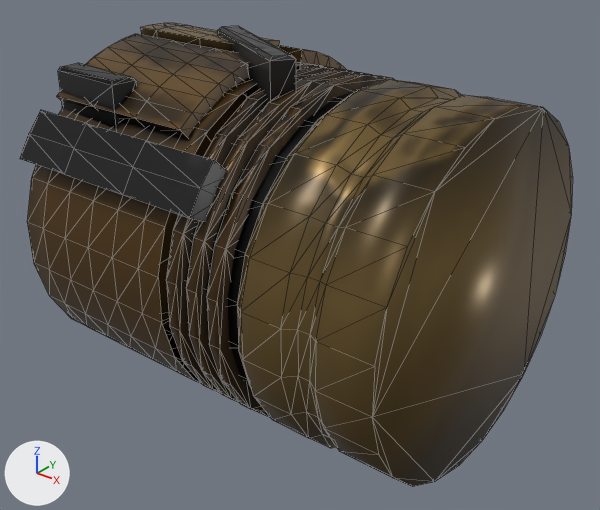
Two versions of the glTF model public/models/enemies/newsh4-273.glb, one commit apart.
Rendered twice from a camera (50 mm lens) standing at (2.31, -2.71, 1.71) and looking at (0.01, 0.17, -0.07). Lighting does not change. The marker at lower left points along +X, +Y and +Z. The older version comes first. Mesh edges are drawn as thin lines. Vertices at exactly the same position are counted once.

Objects in the first picture: 'newsh4-273'.
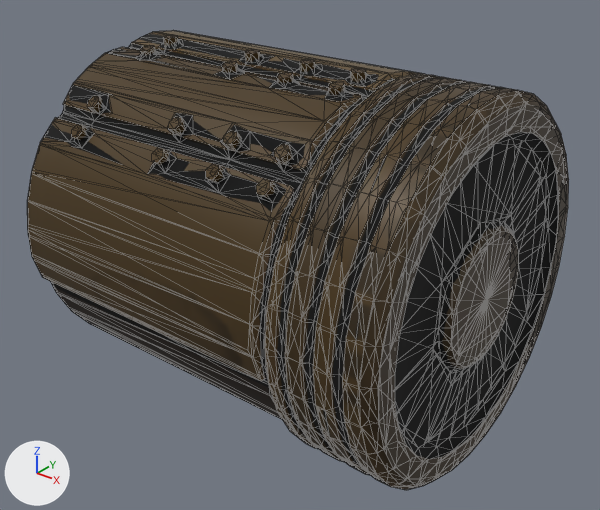
Boxes (x1, y1, x2, y2) around the edits, measured in the pictures (600 x 510 px; the box of a moved part takes in the faces that stretch with it):
'newsh4-273', reshaped
    before: (20, 23, 573, 487)
    after: (27, 31, 569, 490)
'newsh4-273_outline', added (black)
    after: (44, 34, 564, 474)
part 1 of me_newsh4_273, rebuilt (53% wider)
    before: (237, 79, 573, 487)
    after: (54, 73, 569, 490)
part 2 of me_newsh4_273, rebuilt
    before: (279, 45, 346, 70)
    after: (131, 31, 420, 91)
part 3 of me_newsh4_273, rebuilt (55% wider, 19% taller)
    before: (56, 34, 249, 138)
    after: (63, 47, 362, 171)
part 4 of me_newsh4_273, moved or reshaped
    before: (20, 23, 394, 417)
    after: (27, 34, 367, 381)
part 5 of me_newsh4_273, added
    after: (442, 226, 519, 369)

Patch to the scene script:
```diff
--- a/public/models/enemies/newsh4-273.glb.py
+++ b/public/models/enemies/newsh4-273.glb.py
@@ mat_pal_18_arm_core_273 @@
+mat_pal_18_arm_core_273 = bpy.data.materials.new('pal_18_arm_core_273')
+# colours: brown #2c1804
+# uses the picture img_talon_colour
+# uses the picture img_talon_rm
@@ mat_pal_21_arm_drum_low_273 @@
+mat_pal_21_arm_drum_low_273 = bpy.data.materials.new('pal_21_arm_drum_low_273')
+# colours: brown #553c18
+# uses the picture img_talon_colour
+# uses the picture img_talon_rm
@@ mat_pal_21_arm_ring_273 @@
+mat_pal_21_arm_ring_273 = bpy.data.materials.new('pal_21_arm_ring_273')
+# colours: brown #553c18
+# uses the picture img_talon_colour
+# uses the picture img_talon_rm
@@ mat_pal_23_arm_drum_plate_273 @@
+mat_pal_23_arm_drum_plate_273 = bpy.data.materials.new('pal_23_arm_drum_plate_273')
+# colours: brown #71552c
+# uses the picture img_talon_colour
+# uses the picture img_talon_rm
@@ me_newsh4_273 @@
-me_newsh4_273.from_pydata(...)  # 756 vertices, 1390 faces; spans x -1.0..1.0, y -0.66..1.12, z -0.82..0.95
-me_newsh4_273.materials.append(mat_pal_22_nsh4_231)
-me_newsh4_273.materials.append(mat_pal_5_nsh4_231)
-me_newsh4_273.materials.append(mat_pal_7_nsh4_231)
-me_newsh4_273.materials.append(mat_pal_3_nsh4_231)
-me_newsh4_273.materials.append(mat_pal_21_nsh4_231)
-me_newsh4_273.materials.append(mat_pal_24_nsh4_231)
-me_newsh4_273.materials.append(mat_pal_23_nsh4_231)
+me_newsh4_273.from_pydata(...)  # 995 vertices, 1687 faces; spans x -1.0..1.0, y -0.67..1.1, z -0.88..0.9
+# me_newsh4_273 part 1: the loose piece of 168 vertices spanning x 0.33..1.0, y -0.66..1.08, z -0.82..0.82 is rebuilt with 567 vertices and now spans x -1.0..1.0, y -0.67..1.08, z -0.88..0.88
+# me_newsh4_273 part 2: the loose piece of 56 vertices spanning x -1.0..-0.17, y 0.39..0.96, z 0.46..0.87 is rebuilt with 28 vertices and now spans x -1.0..0.47, y 0.07..0.95, z 0.38..0.87, in mat_pal_23_arm_drum_plate_273
+# me_newsh4_273 part 3: the loose piece of 56 vertices spanning x -1.0..-0.17, y -0.41..0.12, z 0.59..0.88 is rebuilt with 19 vertices and now spans x -1.0..0.47, y -0.37..0.04, z 0.56..0.83, in mat_pal_21_arm_drum_low_273
+# me_newsh4_273 part 4: 439 vertices removed from x -1.0..0.33, y -0.66..1.08, z -0.82..0.95; 283 vertices added at x -1.0..0.47, y -0.66..1.1, z -0.21..0.9
+# me_newsh4_273 part 5: 97 vertices added at x 0.95..1.0, y -0.48..0.9, z -0.69..0.69
+# other edits to the shape of me_newsh4_273 do not show in these pictures
+me_newsh4_273.materials.append(mat_pal_23_arm_drum_plate_273)
+me_newsh4_273.materials.append(mat_pal_21_arm_drum_low_273)
+me_newsh4_273.materials.append(mat_pal_21_arm_ring_273)
+me_newsh4_273.materials.append(mat_pal_18_arm_core_273)
@@ ob_newsh4_273_outline @@
+ob_newsh4_273_outline = bpy.data.objects.new('newsh4-273_outline', me_newsh4_273_001)  # 1153 vertices, 2302 faces; spans x -1.0..1.0, y -0.67..1.1, z -0.87..0.89; in mat_outline_shell (black #000000)
+ob_newsh4_273_outline.location = (0.0, 0.0, 0.0)
```
